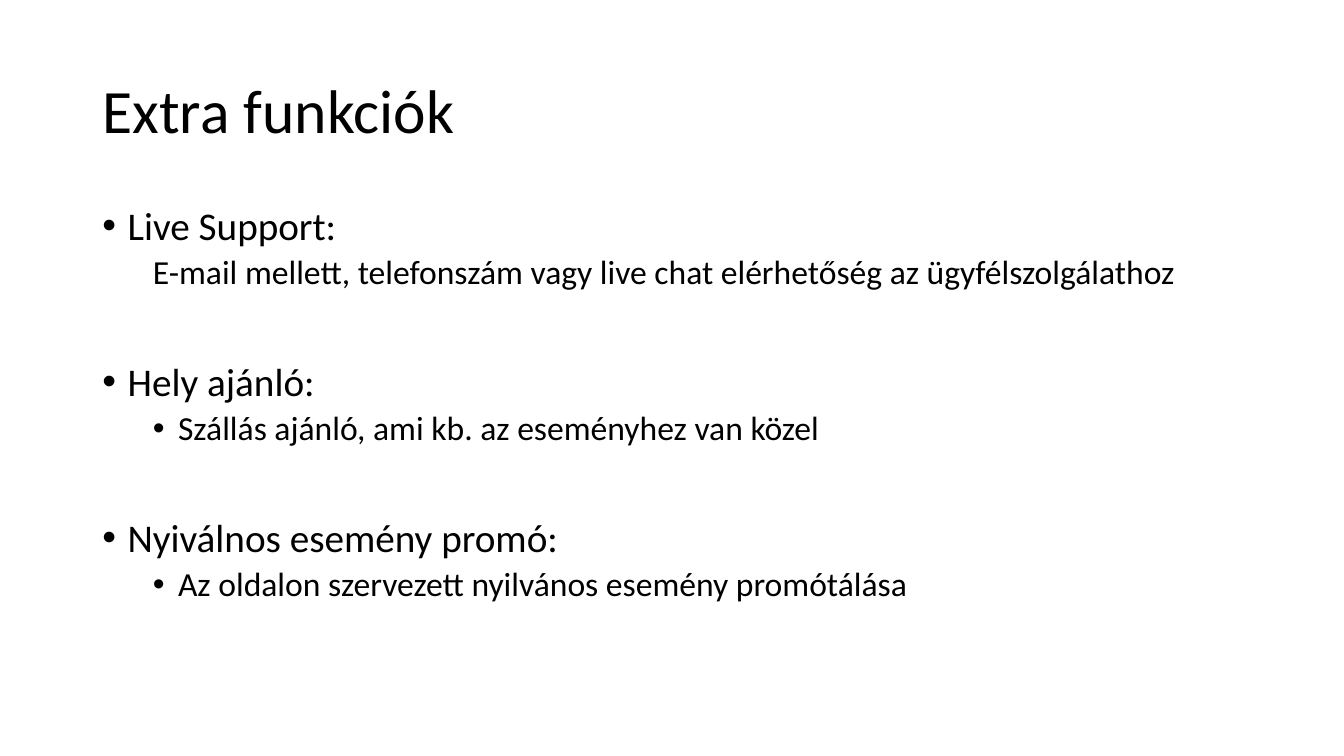
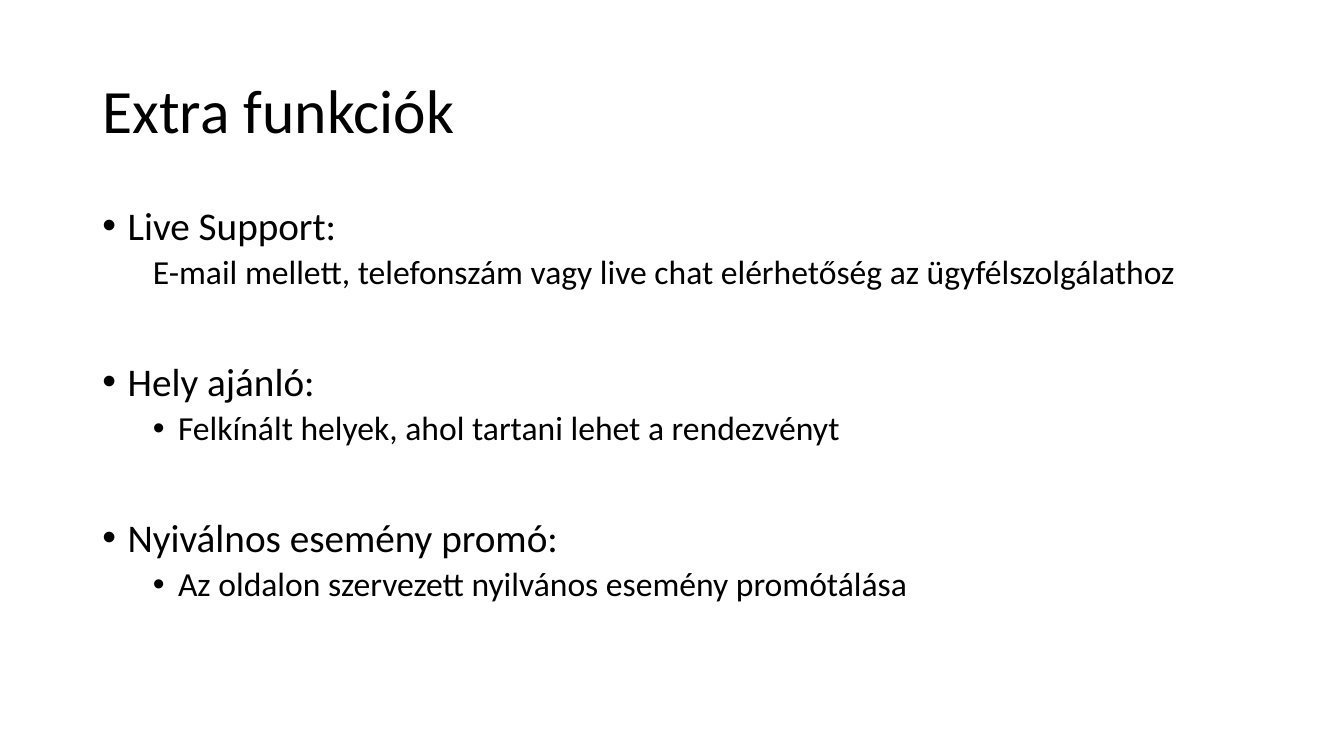
Before and after one commit to MattTheCoder556/HWPProjektMARCELLO, a slide deck: slide 4 of Webes rendszer.pptx. Drawn at 1344x756 pixels with LibreOffice and Linux fonts; fonts in the diff are those of the drawing. Boxes give left, top, right and bottom in pixels: in the first picture for what was removed or moved away, otherwise in the second. Text is boxed around its words. In the diff, an @@ line names an element or a change of style, - is before the commit and + after.

```diff
--- a/Webes rendszer.pptx
+++ b/Webes rendszer.pptx
@@ text at (178,416,840,446): text changed @@
-  • Szállás ajánló, ami kb. az eseményhez van közel
+  • Felkínált helyek, ahol tartani lehet a rendezvényt
```
Also in this commit, not shown: 1 other file.
